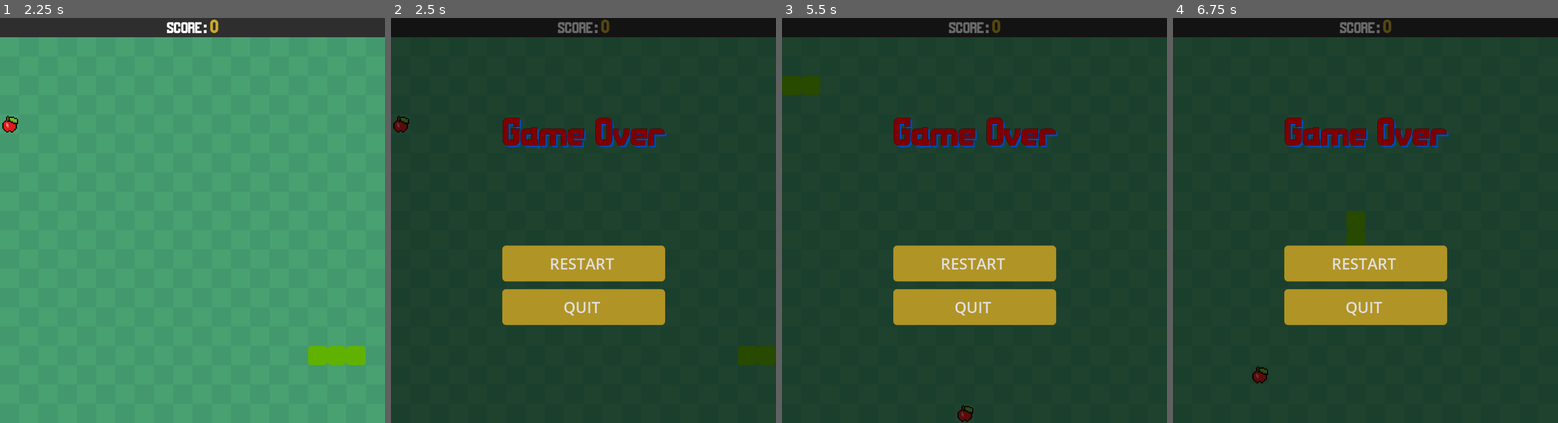
Above: before the commit, frames 1-4 (left to right).
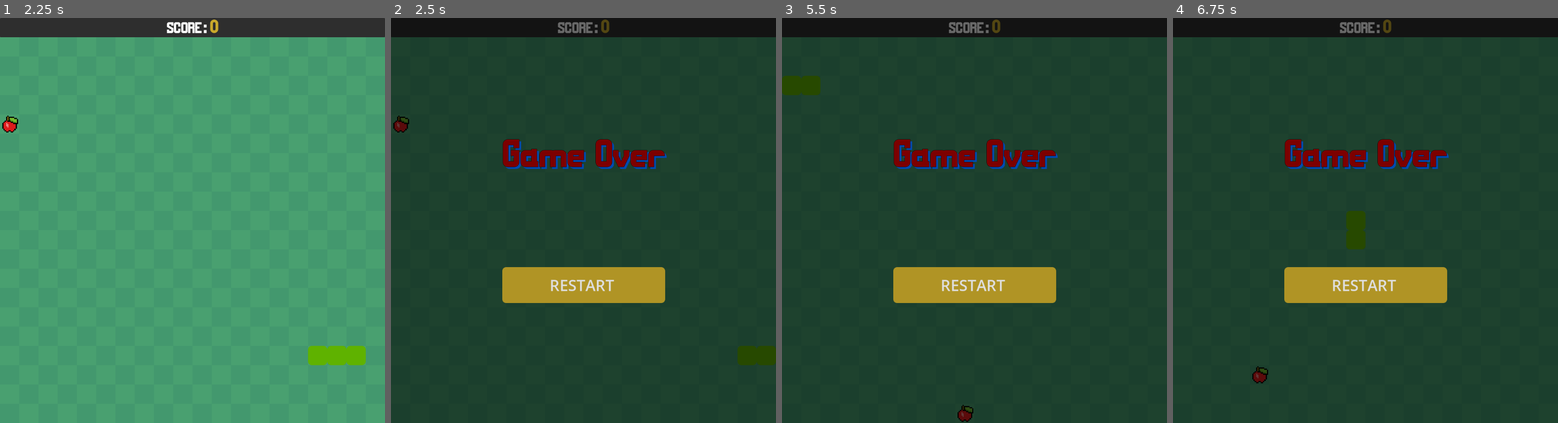
Above: after the commit, the same moments.

Repository: hayamamkt/SnakeGame
Game: Godot game, scene res://main.tscn
Two runs of this game, one before a commit and one after it. Both use one fixed random seed, a clock stepped at 60 frames per second and the inputs below.
Inputs:
- Up to frame 1 (2.25 s): tap Enter at 0.5 s; hold D (move_right) 0.53-1.28 s; hold S (move_down) 1.28-2.03 s; hold D (move_right) from 2.03 s (still down)
- Up to frame 2 (2.5 s): keep holding D (move_right)
- Up to frame 3 (5.5 s): release D (move_right) at 2.75 s; click "RESTART" at 2.75 s; tap Space at 3.5 s; hold W (move_up) 3.53-4.28 s; hold A (move_left) from 4.28 s (still down)
- Up to frame 4 (6.75 s): release A (move_left) at 5.75 s; click "RESTART" at 5.75 s; tap Enter at 6.5 s; hold S (move_down) from 6.53 s (still down)

Frame 1 is identical in both runs. In frame 2, 9.0% of the frame differs, in the area x 28-72%, y 24-76%; in frame 3, 9.0%; in frame 4, 9.0%.

Commit message:
add export/web

Diff:
--- a/hud/game_over_menu.tscn
+++ b/hud/game_over_menu.tscn
@@ -55,10 +55,4 @@
 theme = ExtResource("1_p1k75")
 text = "RESTART"
 
-[node name="ButtonQuit" type="Button" parent="Panel/VBoxContainer"]
-layout_mode = 2
-theme = ExtResource("1_p1k75")
-text = "QUIT"
-
 [connection signal="pressed" from="Panel/VBoxContainer/ButtonRestart" to="." method="_on_button_restart_pressed"]
-[connection signal="pressed" from="Panel/VBoxContainer/ButtonQuit" to="." method="_on_button_quit_pressed"]
Not shown, added: export_presets.cfg
Not shown, added: exports/web/index.apple-touch-icon.png.import
Not shown, added: exports/web/index.icon.png.import
Not shown, added: exports/web/index.png.import
Not shown, added: exports/web/index.apple-touch-icon.png
Not shown, added: exports/web/index.audio.position.worklet.js
Not shown, added: exports/web/index.audio.worklet.js
Not shown, added: exports/web/index.html
Not shown, added: exports/web/index.icon.png
Not shown, added: exports/web/index.js
Not shown, added: exports/web/index.pck
Not shown, added: exports/web/index.png
(and 2 more such lines)
